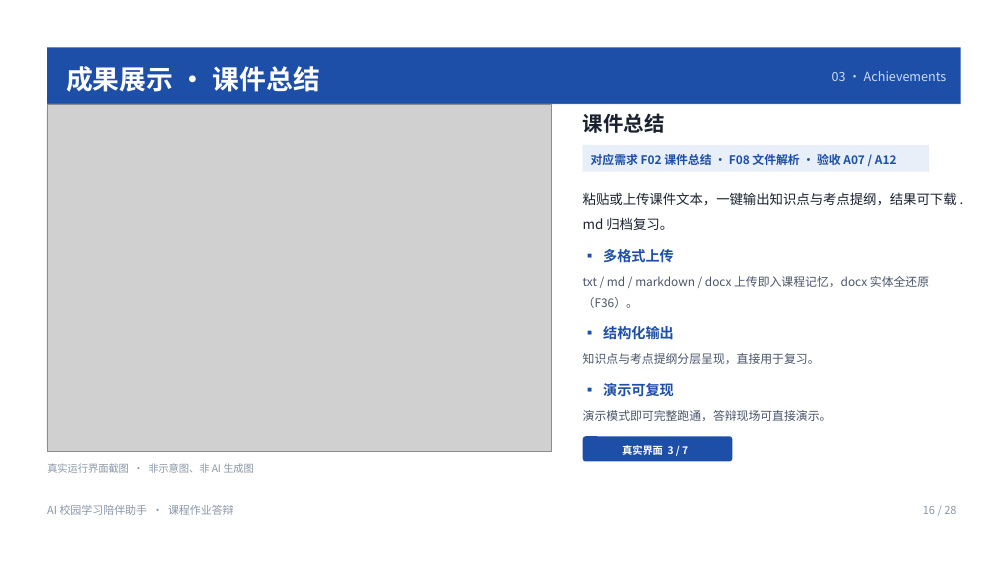
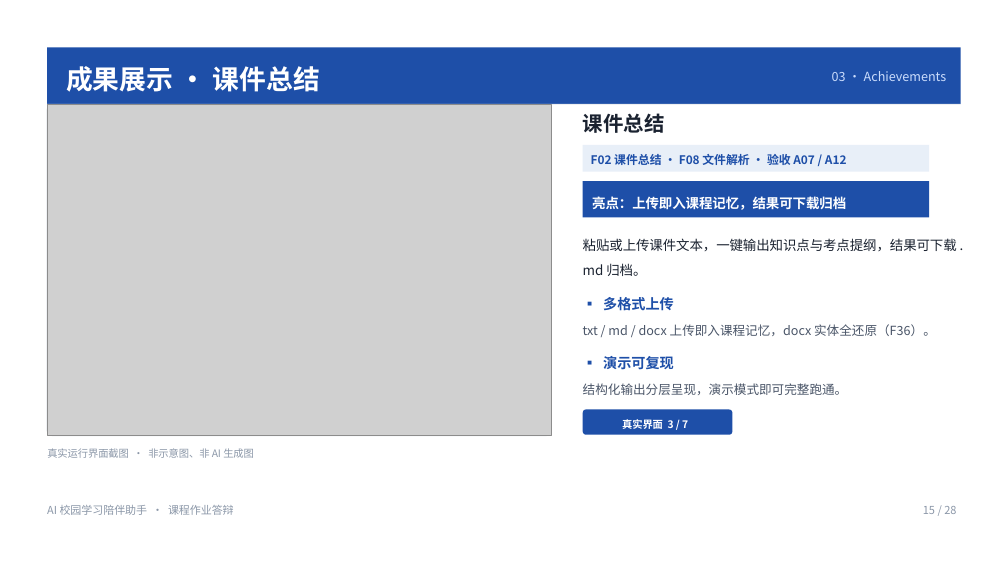
Before and after one commit to kecit33/ai-agent-study, a slide deck: slide 15 of docs/AI校园学习陪伴助手_团队展示与需求分析.pptx (slide 16 before the commit). Drawn at 1008x567 pixels with LibreOffice and Linux fonts; fonts in the diff are those of the drawing; grey boxes stand for pictures. Boxes give left, top, right and bottom in pixels: in the first picture for what was removed or moved away, otherwise in the second. Text is boxed around its words. In the diff, an @@ line names an element or a change of style, - is before the commit and + after.

Commit message:
feat(ppt): 答辩 PPT 整体优化，28 页结构重排并同步 README/自检报告/SRS 口径

```diff
--- a/docs/AI校园学习陪伴助手_团队展示与需求分析.pptx
+++ b/docs/AI校园学习陪伴助手_团队展示与需求分析.pptx
@@ picture: place and size @@
-picture at [47, 105, 551, 451]
+picture at [47, 105, 551, 436]
@@ rounded rectangle: place and size @@
-rounded rectangle at [47, 105, 551, 451]
+rounded rectangle at [47, 105, 551, 436]
@@ text at [591, 154, 847, 165]: text changed @@
-对应需求 F02 课件总结 · F08 文件解析 · 验收 A07 / A12
+F02 课件总结 · F08 文件解析 · 验收 A07 / A12
@@ rectangle added at [583, 181, 929, 218], fill #1E4FA8 @@
@@ text added at [592, 196, 846, 210], 12.8 pt, text #FFFFFF, bold @@
+亮点：上传即入课程记忆，结果可下载归档
@@ text at [583, 238, 957, 276]: text changed @@
-粘贴或上传课件文本，一键输出知识点与考点提纲，结果可下载 .md 归档复习。
+粘贴或上传课件文本，一键输出知识点与考点提纲，结果可下载 .md 归档。
@@ text "▪ 多格式上传": place and size @@
-text "▪ 多格式上传" at [603, 249, 674, 263]
+text "▪ 多格式上传" at [603, 297, 674, 311]
@@ text at [583, 324, 936, 336]: text changed; size 11.2 to 12 pt @@
-txt / md / markdown / docx 上传即入课程记忆，docx 实体全还原（F36）。
+txt / md / docx 上传即入课程记忆，docx 实体全还原（F36）。
@@ text removed at [603, 326, 674, 339] @@
-▪ 结构化输出
@@ text "▪ 演示可复现": place and size @@
-text "▪ 演示可复现" at [603, 383, 674, 397]
+text "▪ 演示可复现" at [603, 356, 674, 370]
@@ text removed at [583, 353, 820, 364] @@
-知识点与考点提纲分层呈现，直接用于复习。
@@ text at [583, 383, 848, 395]: text changed; size 11.2 to 12 pt @@
-演示模式即可完整跑通，答辩现场可直接演示。
+结构化输出分层呈现，演示模式即可完整跑通。
@@ rounded rectangle: place and size @@
-rounded rectangle at [583, 436, 733, 461]
+rounded rectangle at [583, 410, 733, 435]
@@ text "真实界面 3 / 7": place and size @@
-text "真实界面 3 / 7" at [622, 445, 688, 455]
+text "真实界面 3 / 7" at [622, 419, 688, 429]
@@ text "真实运行界面截图 · 非示意图、非 AI 生成图": place and size @@
-text "真实运行界面截图 · 非示意图、非 AI 生成图" at [47, 463, 254, 473]
+text "真实运行界面截图 · 非示意图、非 AI 生成图" at [47, 448, 254, 458]
```
Also in this commit, not shown: 18 other slides changed, 3 slides added, 3 slides removed, 28 other files.
